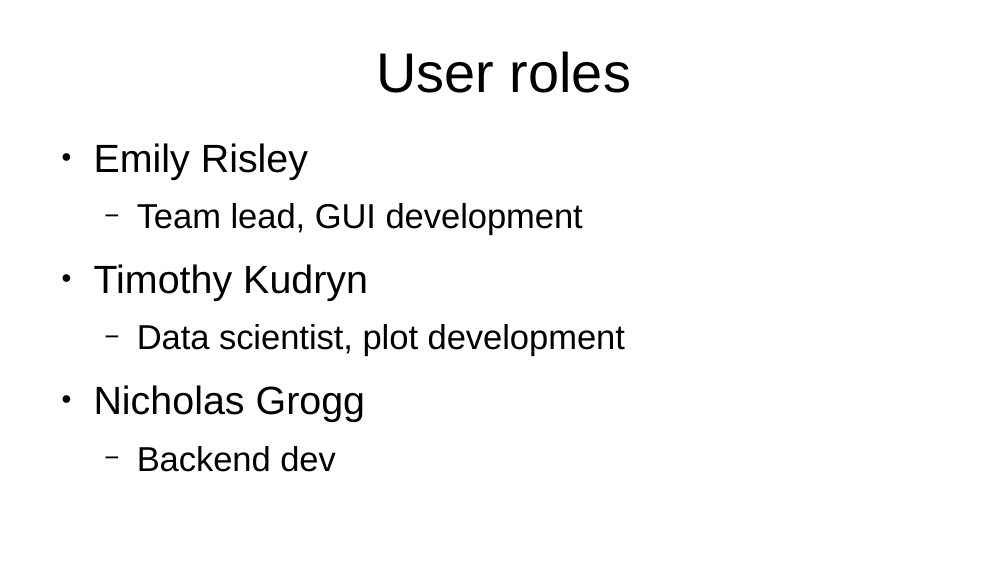
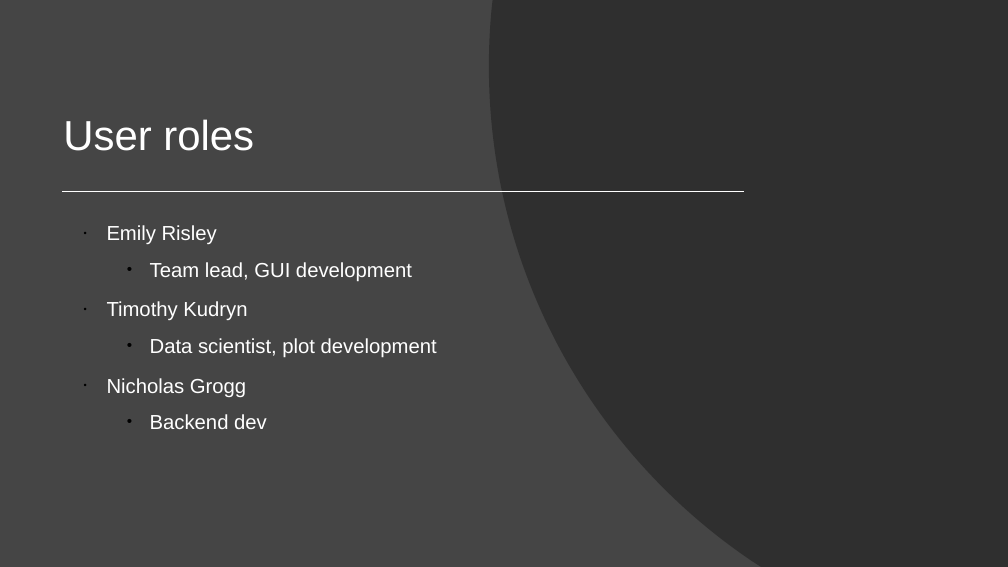
Before and after one commit to tkudryn/cs450-final, a slide deck: slide 8 of final/presentation.pptx. Drawn at 1008x567 pixels with LibreOffice and Linux fonts; fonts in the diff are those of the drawing. Boxes give left, top, right and bottom in pixels: in the first picture for what was removed or moved away, otherwise in the second. Text is boxed around its words. In the diff, an @@ line names an element or a change of style, - is before the commit and + after.

Commit message:
added Emilys part to powerpoint, upgraded interactive plots, added visual dimension to powerpoint

```diff
--- a/final/presentation.pptx
+++ b/final/presentation.pptx
@@ background #FFFFFF to #454545 @@
@@ freeform shape added at [489,0,1008,567], fill #262626 at 70% opacity @@
@@ text "User roles": place and size @@
-text "User roles" at [376,51,631,93]
+text "User roles" at [63,119,254,151]
@@ text "User roles" at [63,119,254,151]: size 44 to 33 pt, text colour #000000 to #FFFFFF; alignment centre to left; line spacing 1 to 0.9; more space between paragraphs; vertical alignment middle to bottom @@
@@ line added from (63, 191) to (744, 191), #FFFFFF 1.5 pt @@
@@ text "Emily Risley": place and size @@
-text "Emily Risley" at [94,143,625,472]
+text "Emily Risley" at [107,225,437,429]
@@ text "Emily Risley" at [107,225,437,429]: size 31 to 16 pt in "Emily Risley", "Timothy Kudryn", "Nicholas Grogg"; text colour #000000 to #FFFFFF; size 27.2 to 16 pt in "Team lead, GUI development", "Data scientist, plot development", "Backend dev"; bullet ● to •; line spacing 1 to 0.9; bullet − to • @@
```
Also in this commit, not shown: 7 other slides changed, 7 slides added, 2 slides removed, 3 other files.
